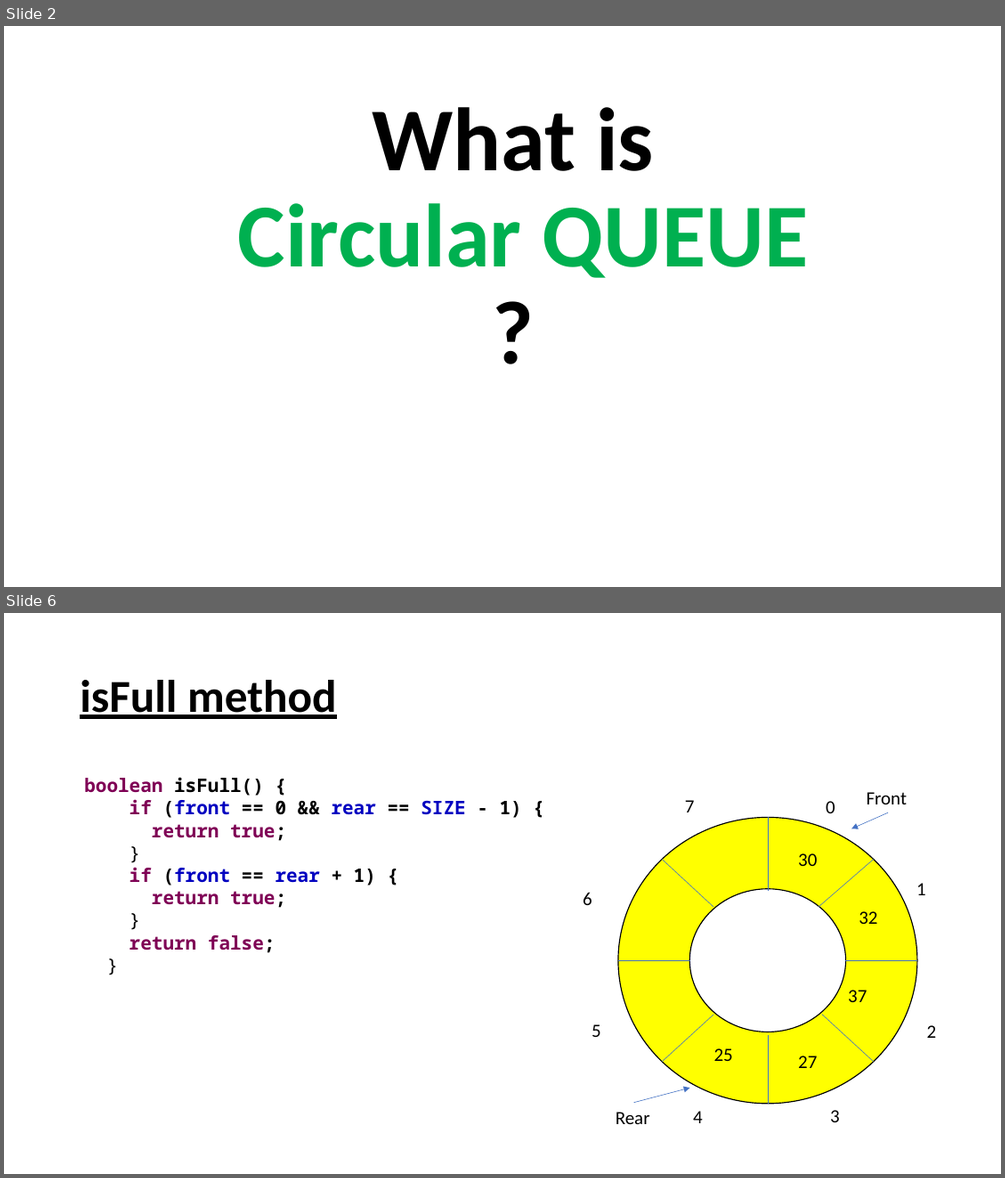
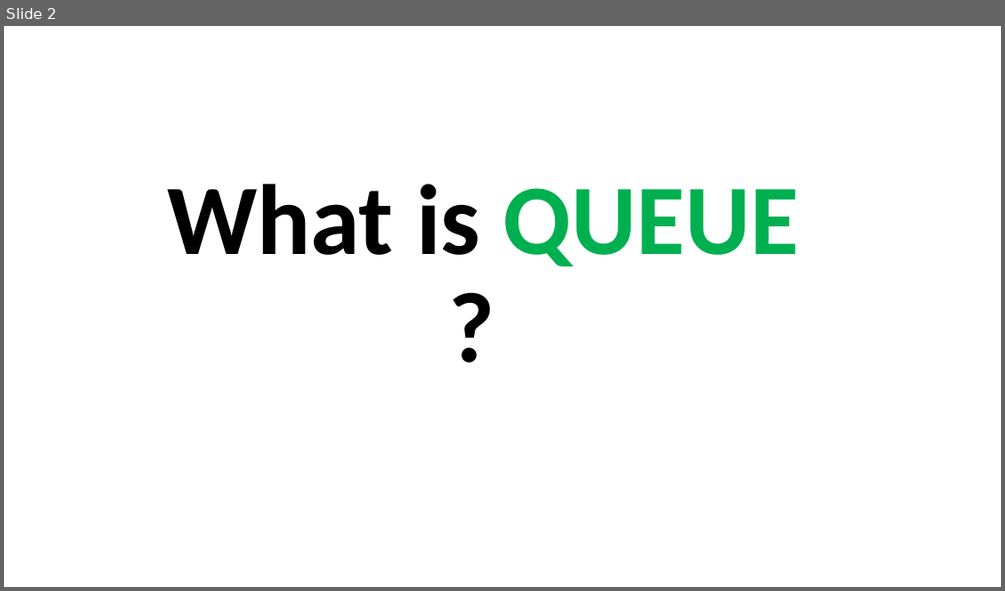
Before and after one commit to codingenv/Java, a slide deck: DataStructure/Queue/LinearQueue/Queue.pptx. Shown one above the other, each under a label of ours: slides 2 and 6 before the commit, slide 2 after it; the slides between them are not shown. The pictures are 1005x1178 and 1005x591 pixels, drawn with LibreOffice and Linux fonts; fonts in the diff are those of the drawing. Boxes give left, top, right and bottom in pixels: in the first picture for what was removed or moved away, otherwise in the second. Text is boxed around its words. In the diff, an @@ line names an element or a change of style, - is before the commit and + after.

Commit message:
Added the correct file for the linear queue and its ppt.

```diff
--- a/DataStructure/Queue/LinearQueue/Queue.pptx
+++ b/DataStructure/Queue/LinearQueue/Queue.pptx
@@ slide 6 removed at <box>4,613,1001,1174</box>, background #FFFFFF @@
@@ title removed at <box>80,680,337,719</box> @@
-isFull method
@@ text removed at <box>84,777,522,953</box> @@
-boolean isFull() {
-if (front == 0 && rear == SIZE - 1) {
-return true;
-}
-if (front == rear + 1) {
-return true;
-}
-return false;
-}
@@ text removed at <box>866,792,907,804</box> @@
-Front
@@ donut removed at <box>618,817,917,1103</box> @@
@@ text removed at <box>685,800,695,812</box> @@
-7
@@ line removed from (768, 817) to (768, 891) @@
@@ text removed at <box>825,801,835,813</box> @@
-0
@@ arrow removed from (888, 812) to (852, 828) @@
@@ line removed from (713, 907) to (662, 859) @@
@@ text removed at <box>798,853,817,866</box> @@
-30
@@ line removed from (819, 907) to (874, 859) @@
@@ text removed at <box>582,892,592,905</box> @@
-6
@@ text removed at <box>916,883,926,895</box> @@
-1
@@ text removed at <box>858,911,877,924</box> @@
-32
@@ line removed from (618, 960) to (689, 960) @@
@@ line removed from (846, 960) to (917, 960) @@
@@ text removed at <box>848,989,866,1002</box> @@
-37
@@ text removed at <box>591,1024,601,1037</box> @@
-5
@@ line removed from (713, 1014) to (662, 1062) @@
@@ line removed from (768, 1103) to (768, 1035) @@
@@ line removed from (874, 1062) to (822, 1013) @@
@@ text removed at <box>927,1025,937,1038</box> @@
-2
@@ text removed at <box>714,1048,733,1061</box> @@
-25
@@ text removed at <box>798,1055,817,1068</box> @@
-27
@@ arrow removed from (633, 1102) to (689, 1088) @@
@@ text removed at <box>615,1111,650,1124</box> @@
-Rear
@@ text removed at <box>693,1111,703,1123</box> @@
-4
@@ text removed at <box>830,1110,840,1122</box> @@
-3
@@ slide 2 changed as well @@
@@ title at <box>167,184,799,266</box>: text changed; size 86.4 to 96 pt; text colour #00B050 to #000000 @@
-What is
-Circular QUEUE
-?
+What is QUEUE
+?
```
Also in this commit, not shown: 5 other slides changed, 3 slides added, 2 other slides removed, 2 other files.
